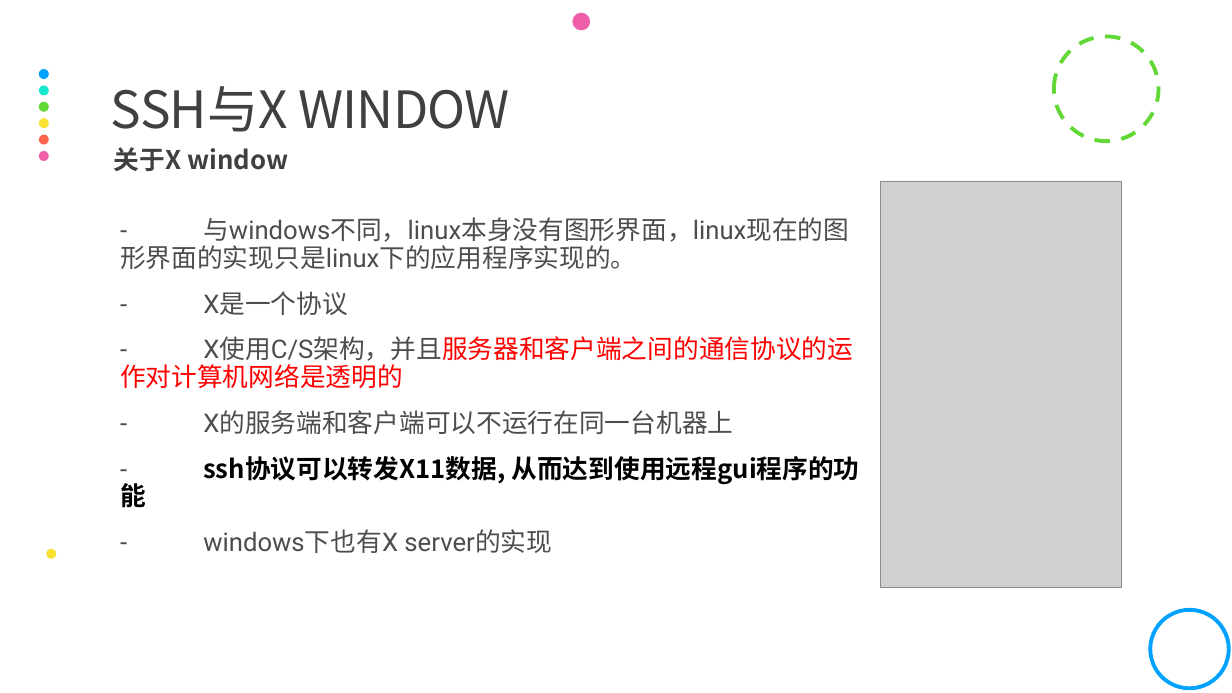
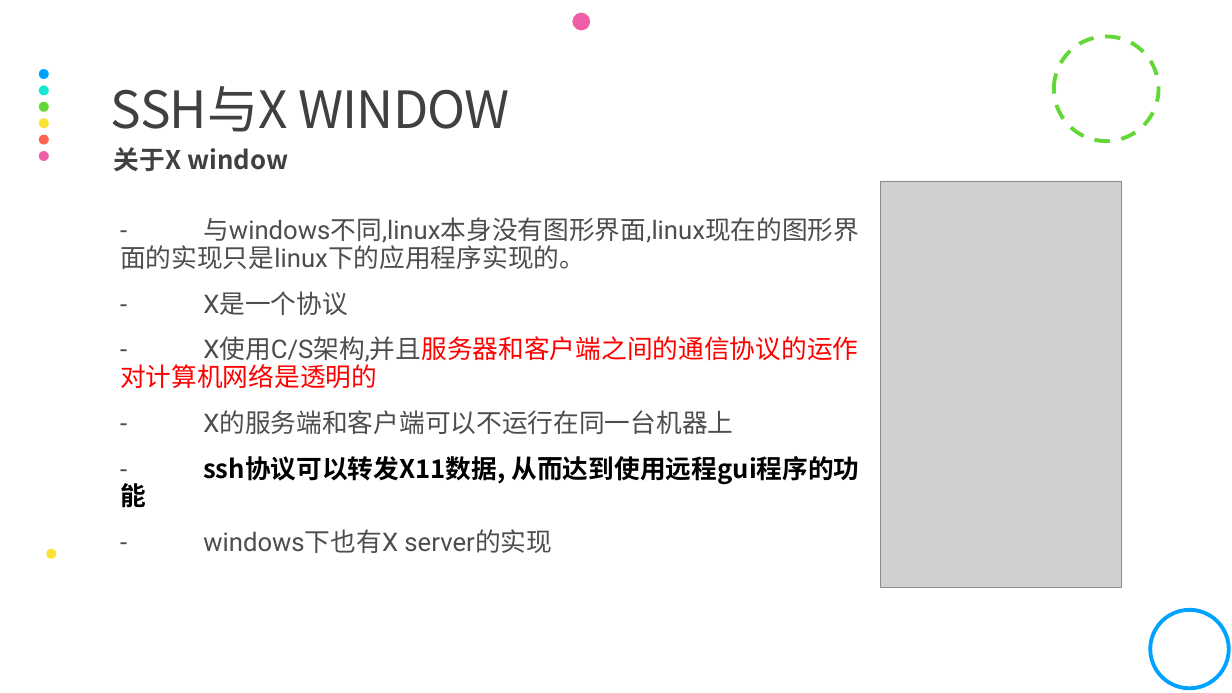
Before and after one commit to yrc123/yrcStudy, a slide deck: slide 8 of 服务外包/Linux使用基础.pptx. Drawn at 1232x693 pixels with LibreOffice and Linux fonts; fonts in the diff are those of the drawing; grey boxes stand for pictures. Boxes give left, top, right and bottom in pixels: in the first picture for what was removed or moved away, otherwise in the second. Text is boxed around its words. In the diff, an @@ line names an element or a change of style, - is before the commit and + after.

```diff
--- a/服务外包/Linux使用基础.pptx
+++ b/服务外包/Linux使用基础.pptx
@@ text at bbox=[120, 217, 859, 269]: text changed @@
-  - 与windows不同，linux本身没有图形界面，linux现在的图形界面的实现只是linux下的应用程序实现的。
+  - 与windows不同,linux本身没有图形界面,linux现在的图形界面的实现只是linux下的应用程序实现的。
@@ text at bbox=[120, 336, 858, 388]: text changed @@
-  - X使用C/S架构，并且服务器和客户端之间的通信协议的运作对计算机网络是透明的
+  - X使用C/S架构,并且服务器和客户端之间的通信协议的运作对计算机网络是透明的
```
Also in this commit, not shown: 6 other slides changed, 4 slides added.
